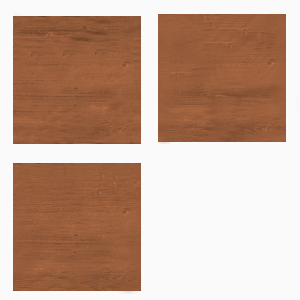
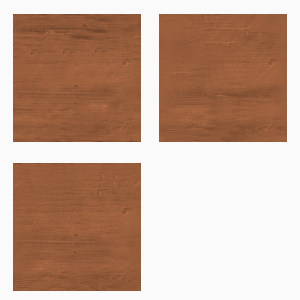
Layer changes from the first 300px x 300px image to the second:
painted on "Слой 21" over [158, 13, 298, 144]
painted on "Слой 16" over [118, 278, 142, 294]
painted on "Слой 15" over [13, 13, 141, 144]
